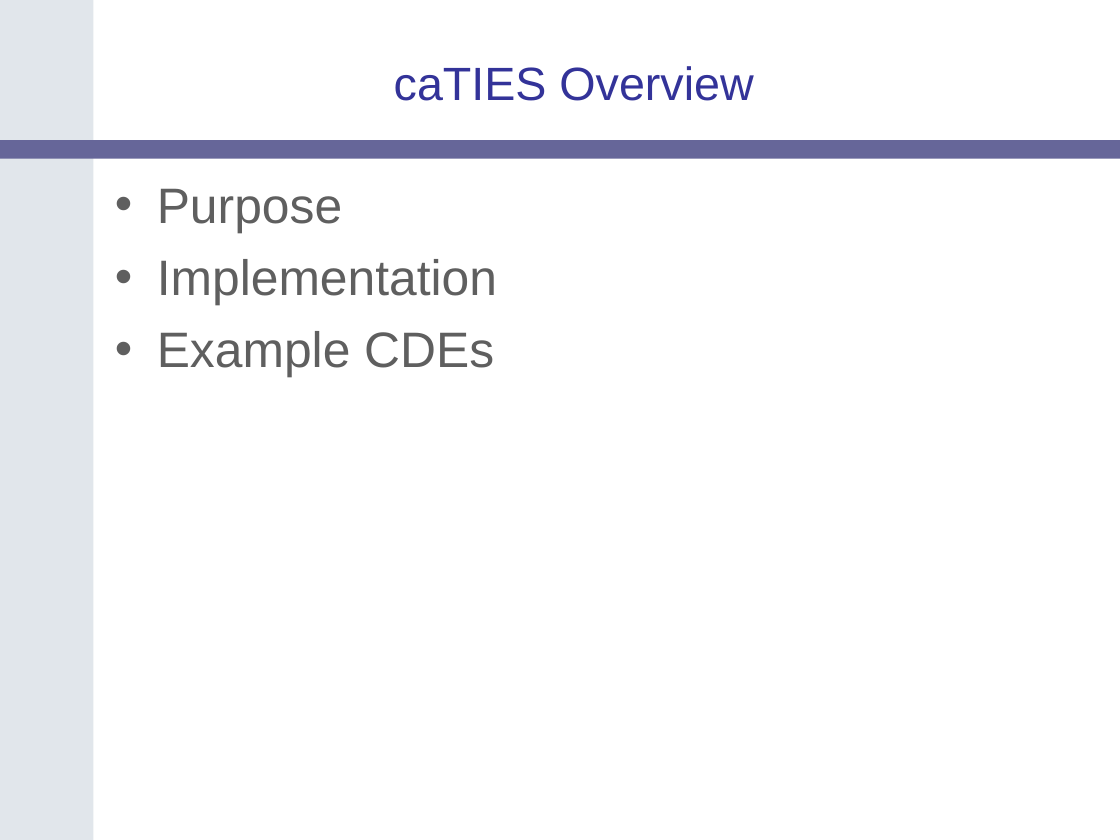
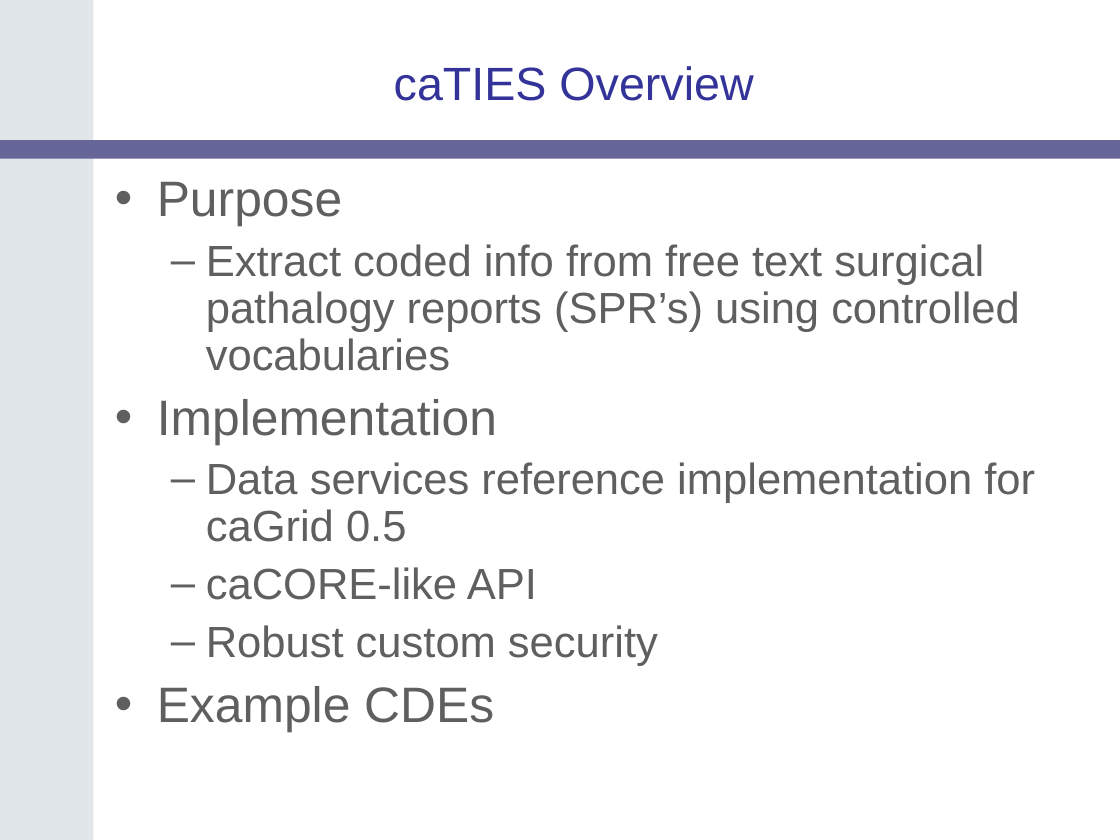
Before and after one commit to NCIP/catrip, a slide deck: slide 13 of catrip/documentation/presentations/catrip_f2f_2006_05/catrip_f2f_introduction_2006_05.ppt. Drawn at 1120x840 pixels with LibreOffice and Linux fonts; fonts in the diff are those of the drawing; background and template pictures are left out. Boxes give left, top, right and bottom in pixels: in the first picture for what was removed or moved away, otherwise in the second. Text is boxed around its words. In the diff, an @@ line names an element or a change of style, - is before the commit and + after.

```diff
--- a/catrip/documentation/presentations/catrip_f2f_2006_05/catrip_f2f_introduction_2006_05.ppt
+++ b/catrip/documentation/presentations/catrip_f2f_2006_05/catrip_f2f_introduction_2006_05.ppt
@@ text at (157, 181, 497, 732): line spacing 1 to 0.9 @@
@@ text at (206, 244, 1020, 371): paragraph added @@
+  – Extract coded info from free text surgical pathalogy reports (SPR’s) using controlled vocabularies
@@ text at (206, 462, 1035, 666): paragraphs added @@
+  – Data services reference implementation for caGrid 0.5
+  – caCORE-like API
+  – Robust custom security
```
Also in this commit, not shown: 7 other slides changed.
